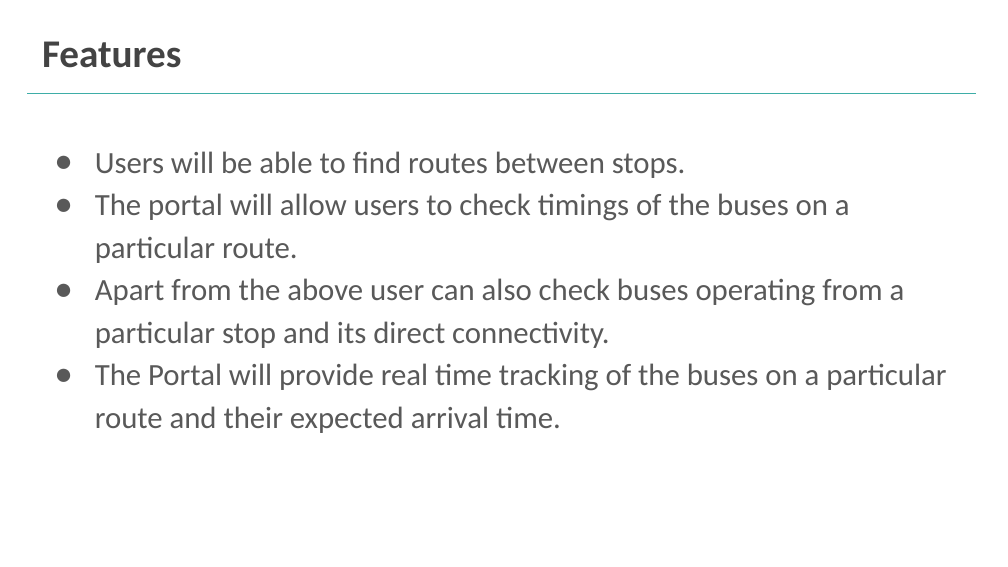
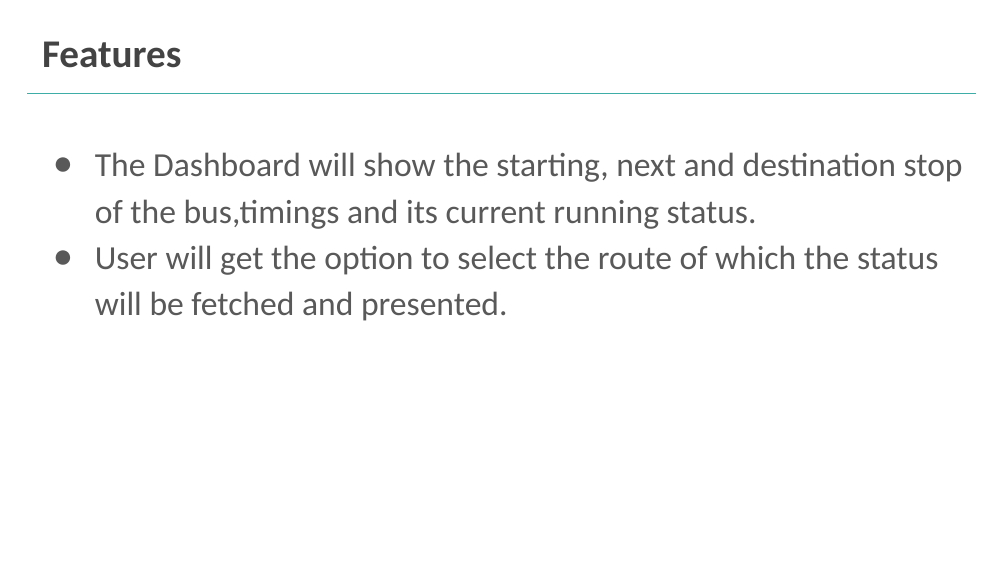
Before and after one commit to ShubhamMT20324/DPM_Project, a slide deck: slide 3 of DPM.pptx. Drawn at 1008x567 pixels with LibreOffice and Linux fonts; fonts in the diff are those of the drawing. Boxes give left, top, right and bottom in pixels: in the first picture for what was removed or moved away, otherwise in the second. Text is boxed around its words. In the diff, an @@ line names an element or a change of style, - is before the commit and + after.

```diff
--- a/DPM.pptx
+++ b/DPM.pptx
@@ text at (95, 152, 963, 321): text changed; size 22 to 24 pt @@
-● Users will be able to find routes between stops.
-● The portal will allow users to check timings of the buses on a particular route.
-● Apart from the above user can also check buses operating from a particular stop and its direct connectivity.
-● The Portal will provide real time tracking of the buses on a particular route and their expected arrival time.
+● The Dashboard will show the starting, next and destination stop of the bus,timings and its current running status.
+● User will get the option to select the route of which the status will be fetched and presented.
```
Also in this commit, not shown: 3 other slides changed.
